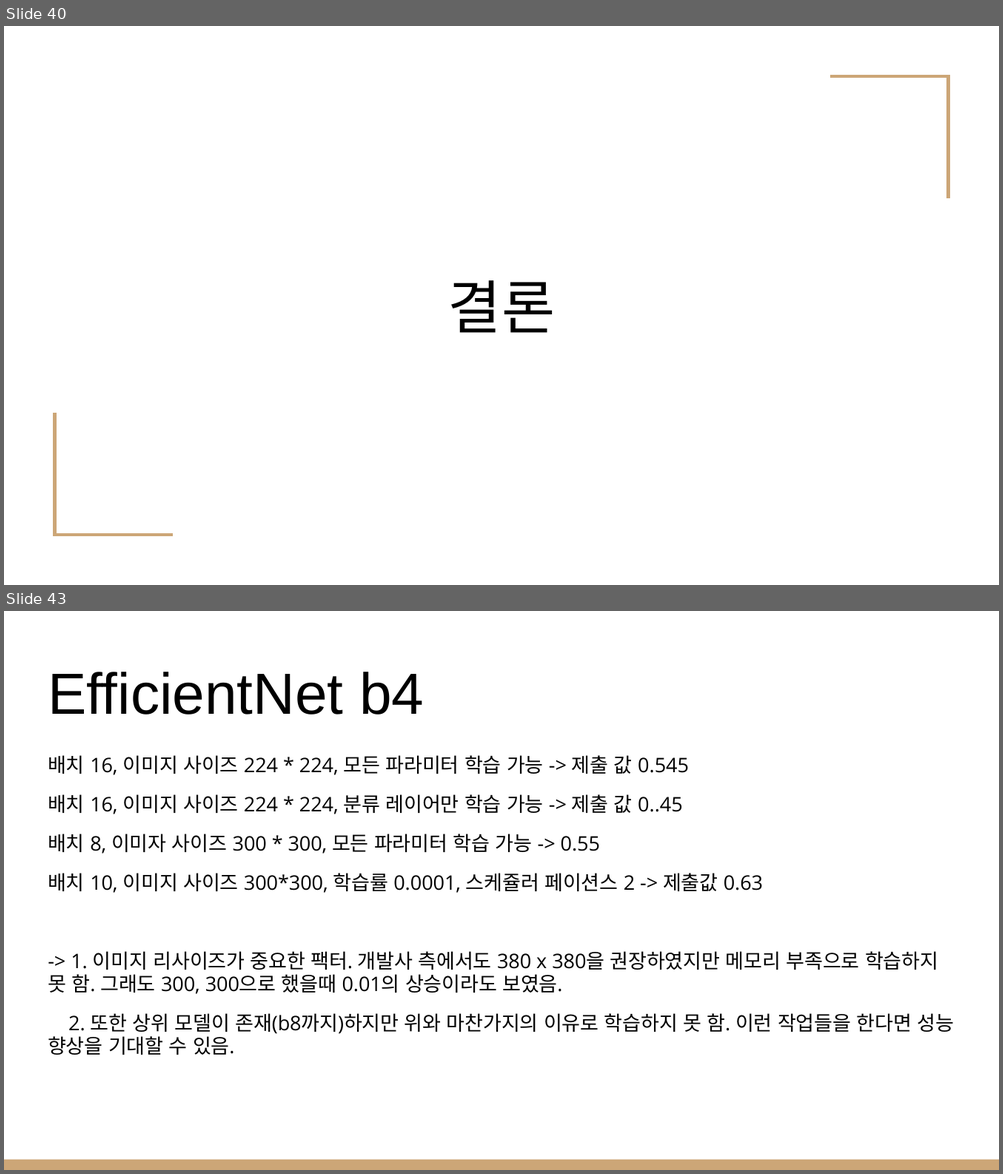
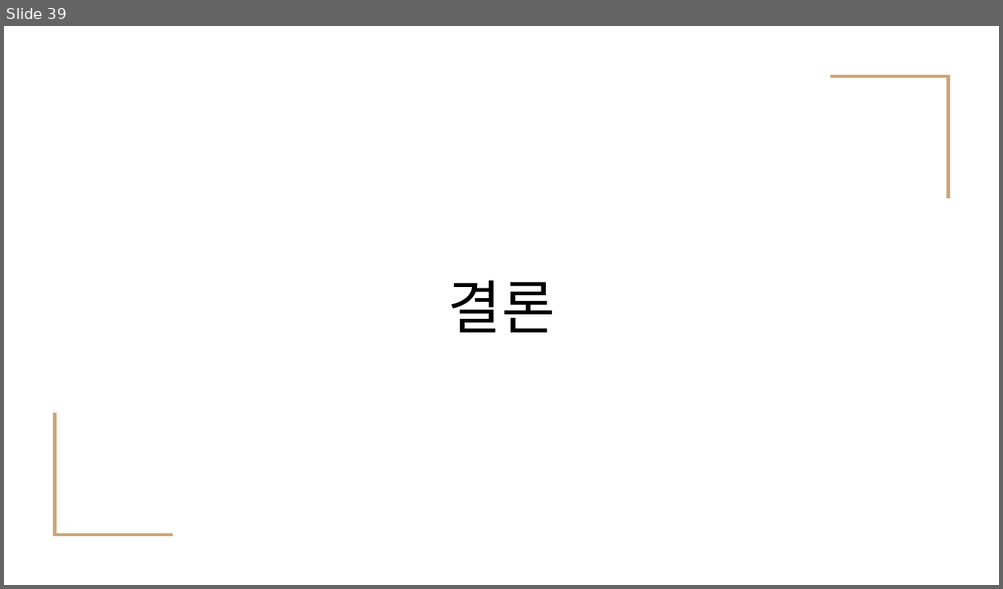
Before and after one commit to MAINHO-JO/3rd-Project-1team, a slide deck: 프로젝트3 - 이미지 분류.pptx. Shown one above the other, each under a label of ours: slides 40 and 43 before the commit, slide 39 after it; the slides between them are not shown. The pictures are 1003x1174 and 1003x589 pixels, drawn with LibreOffice and Linux fonts; fonts in the diff are those of the drawing. Boxes give left, top, right and bottom in pixels: in the first picture for what was removed or moved away, otherwise in the second. Text is boxed around its words. In the diff, an @@ line names an element or a change of style, - is before the commit and + after.

```diff
--- a/프로젝트3 - 이미지 분류.pptx
+++ b/프로젝트3 - 이미지 분류.pptx
@@ slide 43 removed at (x1=4, y1=611, x2=999, y2=1170), background #FFFFFF @@
@@ title removed at (x1=48, y1=672, x2=424, y2=715) @@
-EfficientNet b4
@@ text removed at (x1=48, y1=755, x2=954, y2=1055) @@
-배치 16, 이미지 사이즈 224 * 224, 모든 파라미터 학습 가능 -> 제출 값 0.545
-배치 16, 이미지 사이즈 224 * 224, 분류 레이어만 학습 가능 -> 제출 값 0..45
-배치 8, 이미자 사이즈 300 * 300, 모든 파라미터 학습 가능 -> 0.55
-배치 10, 이미지 사이즈 300*300, 학습률 0.0001, 스케쥴러 페이션스 2 -> 제출값 0.63
--> 1. 이미지 리사이즈가 중요한 팩터. 개발사 측에서도 380 x 380을 권장하였지만 메모리 부족으로 학습하지 못 함. 그래도 300, 300으로 했을때 0.01의 상승이라도 보였음.
-2. 또한 상위 모델이 존재(b8까지)하지만 위와 마찬가지의 이유로 학습하지 못 함. 이런 작업들을 한다면 성능 향상을 기대할 수 있음.
@@ rectangle removed at (x1=4, y1=1160, x2=999, y2=1170) @@
@@ what was slide 40 is now slide 39 @@
```
Also in this commit, not shown: 3 slides changed, 3 other slides removed.
